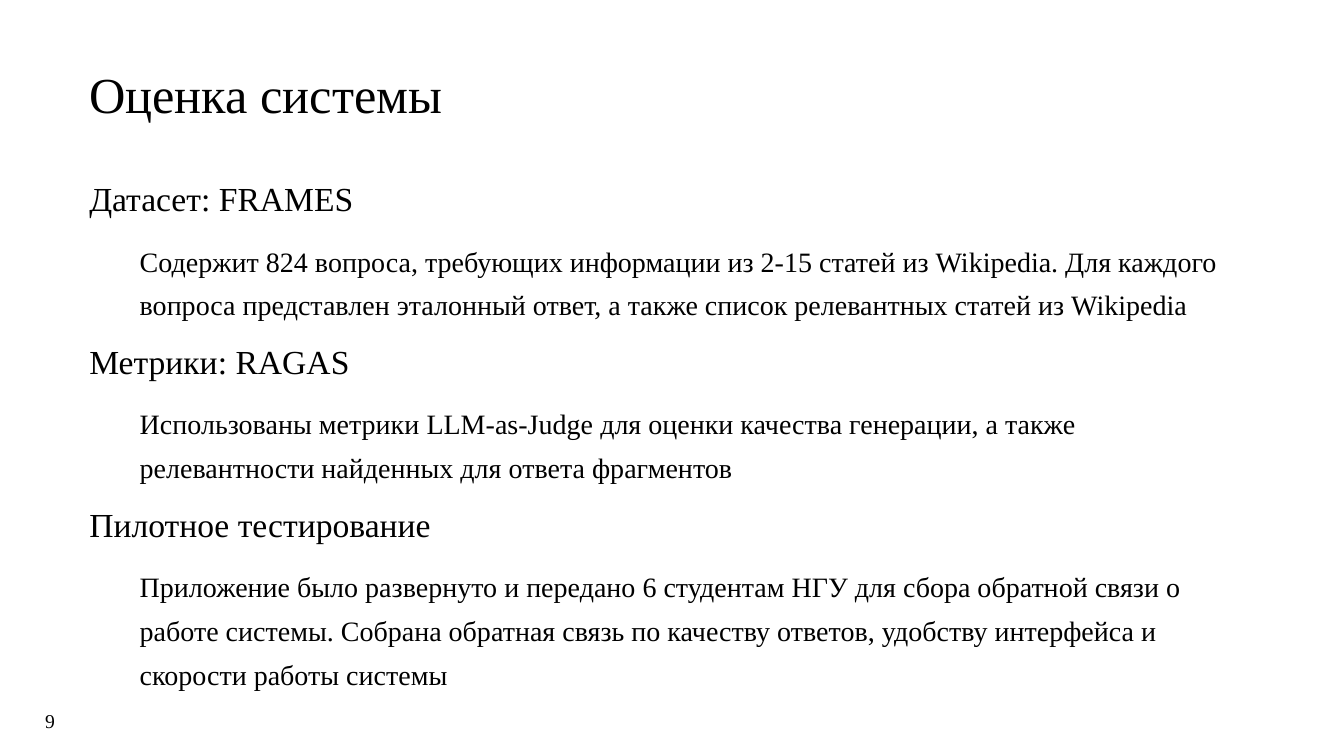
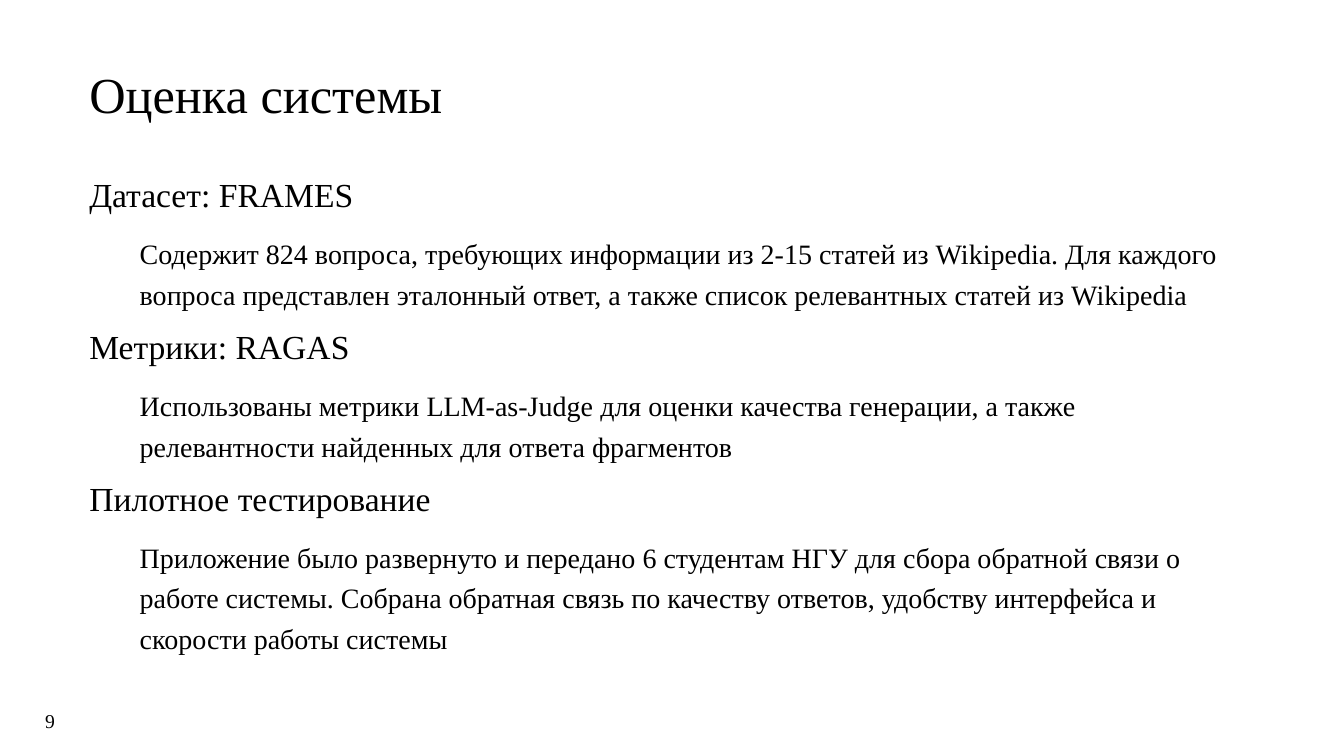
Before and after one commit to Syrenny/diploma-text, a slide deck: slide 9 of report_20.05/21930_Сыренный.pptx. Drawn at 1344x756 pixels with LibreOffice and Linux fonts; fonts in the diff are those of the drawing. Boxes give left, top, right and bottom in pixels: in the first picture for what was removed or moved away, otherwise in the second. Text is boxed around its words. In the diff, an @@ line names an element or a change of style, - is before the commit and + after.

```diff
--- a/report_20.05/21930_Сыренный.pptx
+++ b/report_20.05/21930_Сыренный.pptx
@@ text "Датасет: FRAMES" at [89,184,1216,654]: line spacing 1.14 to 1.04; line spacing 1.3 to 1.2 @@
```
Also in this commit, not shown: 6 other slides changed, 2 slides added, 1 slide removed, 4 other files.
